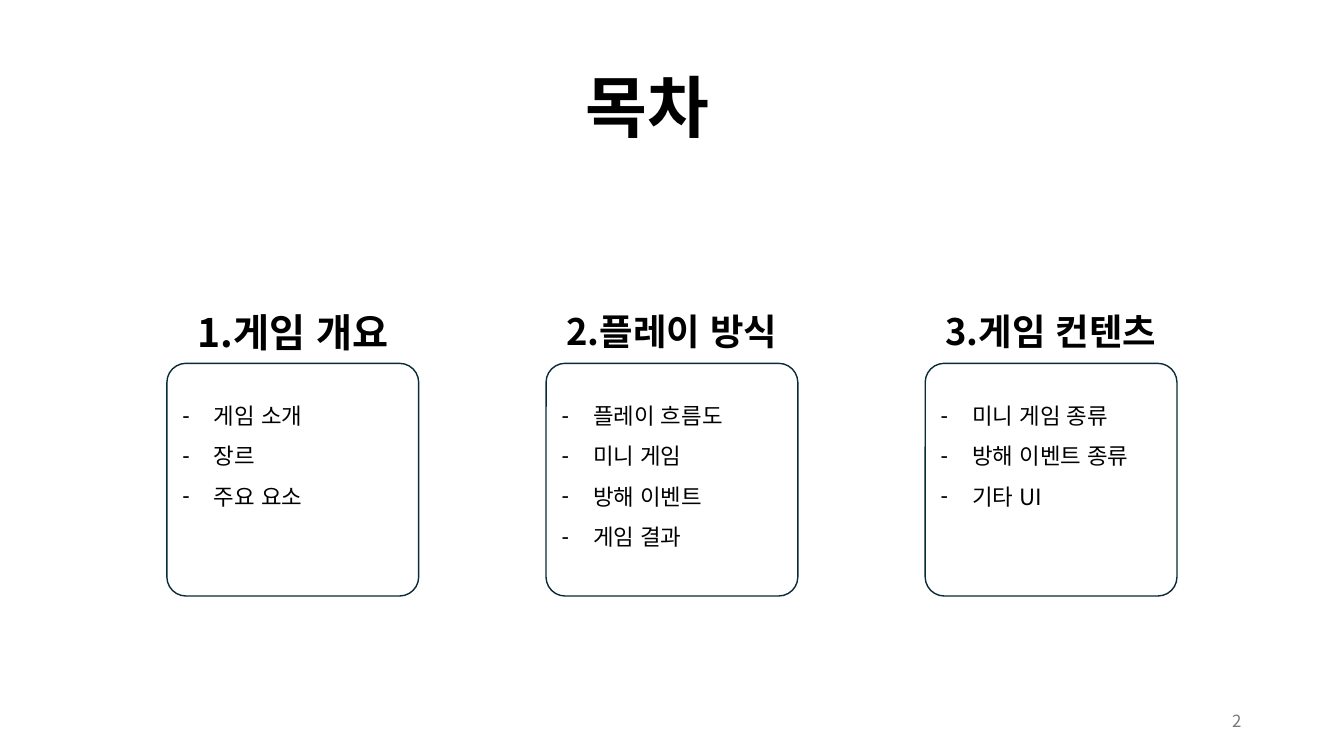
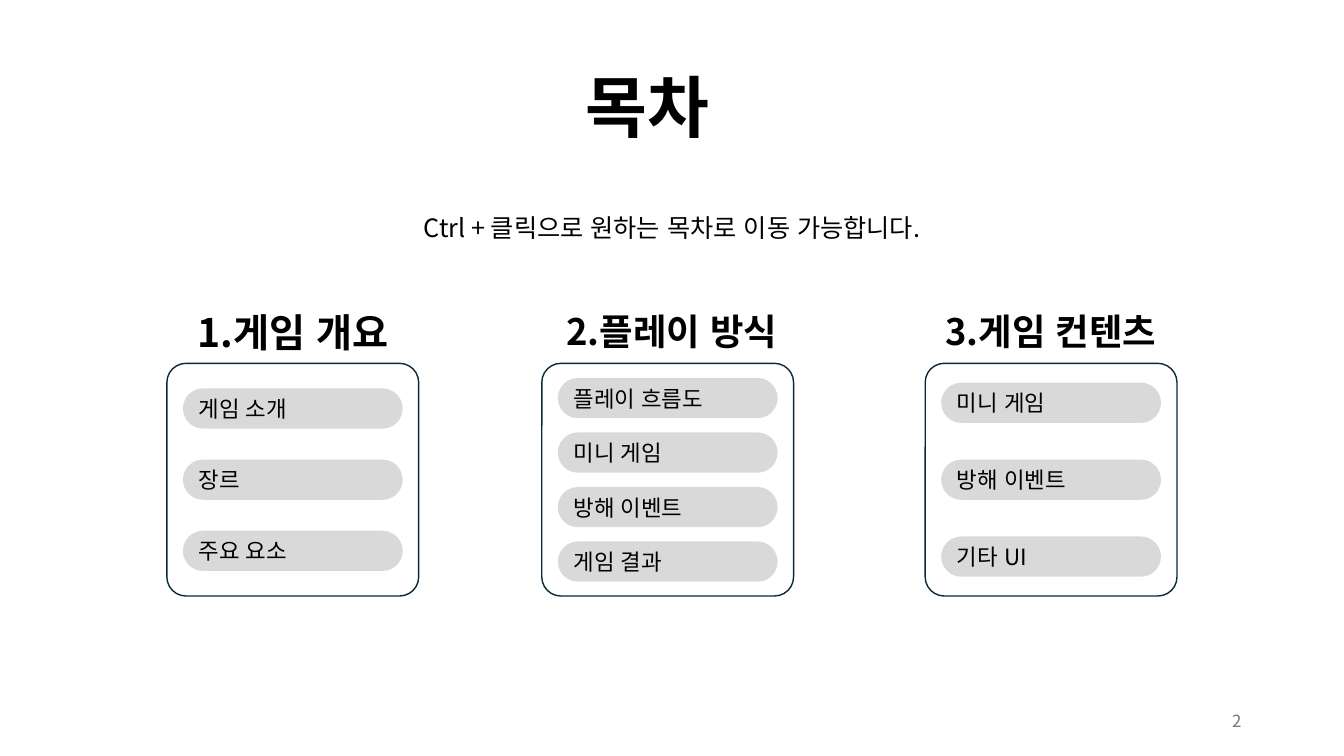
Before and after one commit to weariness00/Mandle_10Minute_Game, a slide deck: slide 2 of document/Please Leave me alone!.pptx. Drawn at 1344x756 pixels with LibreOffice and Linux fonts; fonts in the diff are those of the drawing. Boxes give left, top, right and bottom in pixels: in the first picture for what was removed or moved away, otherwise in the second. Text is boxed around its words. In the diff, an @@ line names an element or a change of style, - is before the commit and + after.

Commit message:
20250213_기획서_update
- 메시지이벤트 스크립트 추가
- ppt수정

```diff
--- a/document/Please Leave me alone!.pptx
+++ b/document/Please Leave me alone!.pptx
@@ text added at [424,216,920,239], 18 pt, text #000000 @@
+Ctrl + 클릭으로 원하는 목차로 이동 가능합니다.
@@ rounded rectangle added at [182,388,402,429], fill #D9D9D9, 16 pt, text #000000 @@
+게임 소개
@@ rounded rectangle: place and size @@
-rounded rectangle at [546,364,799,597]
+rounded rectangle at [542,364,795,597]
@@ rounded rectangle added at [558,378,777,418], fill #D9D9D9, 16 pt, text #000000 @@
+플레이 흐름도
@@ rounded rectangle added at [942,383,1162,423], fill #D9D9D9, 16 pt, text #000000 @@
+미니 게임
@@ text in rounded rectangle at [214,405,302,507]: text removed @@
-– 게임 소개
-– 장르
-– 주요 요소
@@ text in rounded rectangle at [593,405,723,547]: text removed @@
-– 플레이 흐름도
-– 미니 게임
-– 방해 이벤트
-– 게임 결과
@@ text in rounded rectangle at [972,405,1128,507]: text removed @@
-– 미니 게임 종류
-– 방해 이벤트 종류
-– 기타 UI
@@ rounded rectangle added at [558,433,777,473], fill #D9D9D9, 16 pt, text #000000 @@
+미니 게임
@@ rounded rectangle added at [182,460,402,500], fill #D9D9D9, 16 pt, text #000000 @@
+장르
@@ rounded rectangle added at [942,460,1162,500], fill #D9D9D9, 16 pt, text #000000 @@
+방해 이벤트
@@ rounded rectangle added at [558,487,777,527], fill #D9D9D9, 16 pt, text #000000 @@
+방해 이벤트
@@ rounded rectangle added at [182,531,402,572], fill #D9D9D9, 16 pt, text #000000 @@
+주요 요소
@@ rounded rectangle added at [942,536,1162,577], fill #D9D9D9, 16 pt, text #000000 @@
+기타 UI
@@ rounded rectangle added at [558,541,777,582], fill #D9D9D9, 16 pt, text #000000 @@
+게임 결과
```
Also in this commit, not shown: 2 other files.
